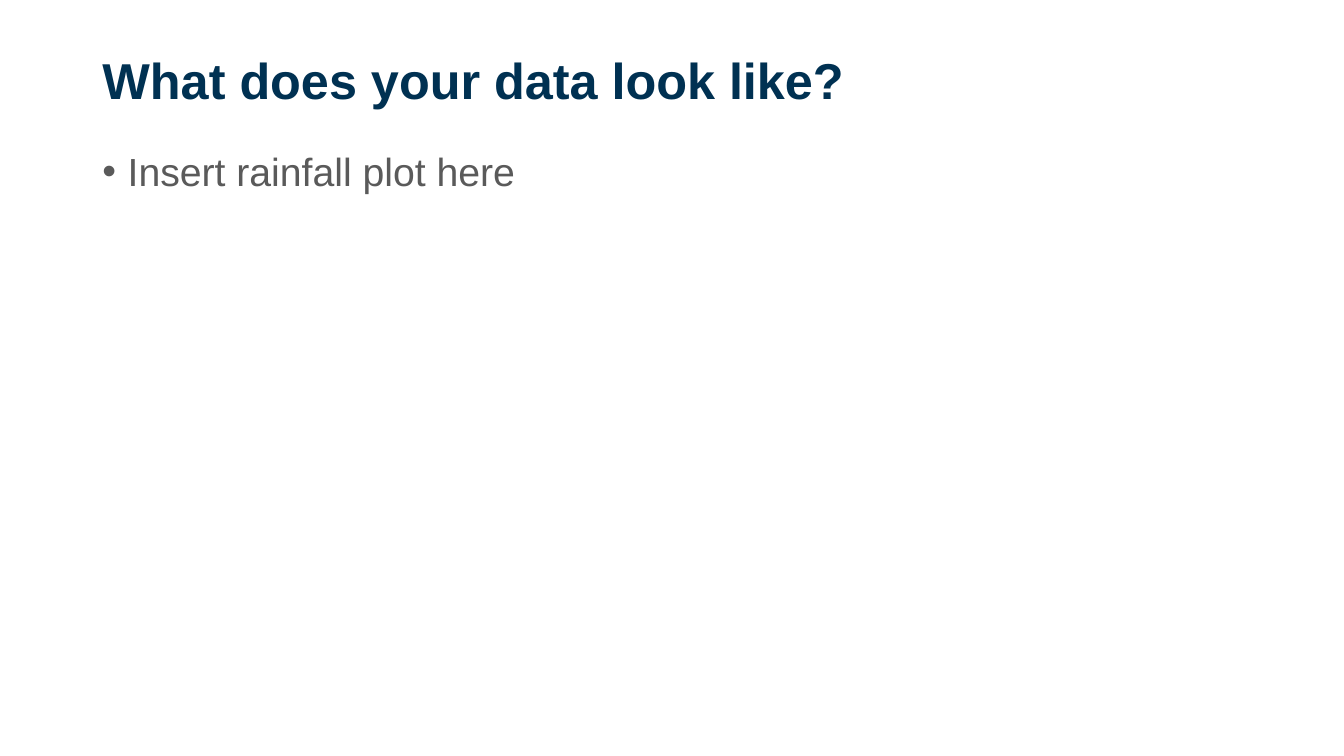
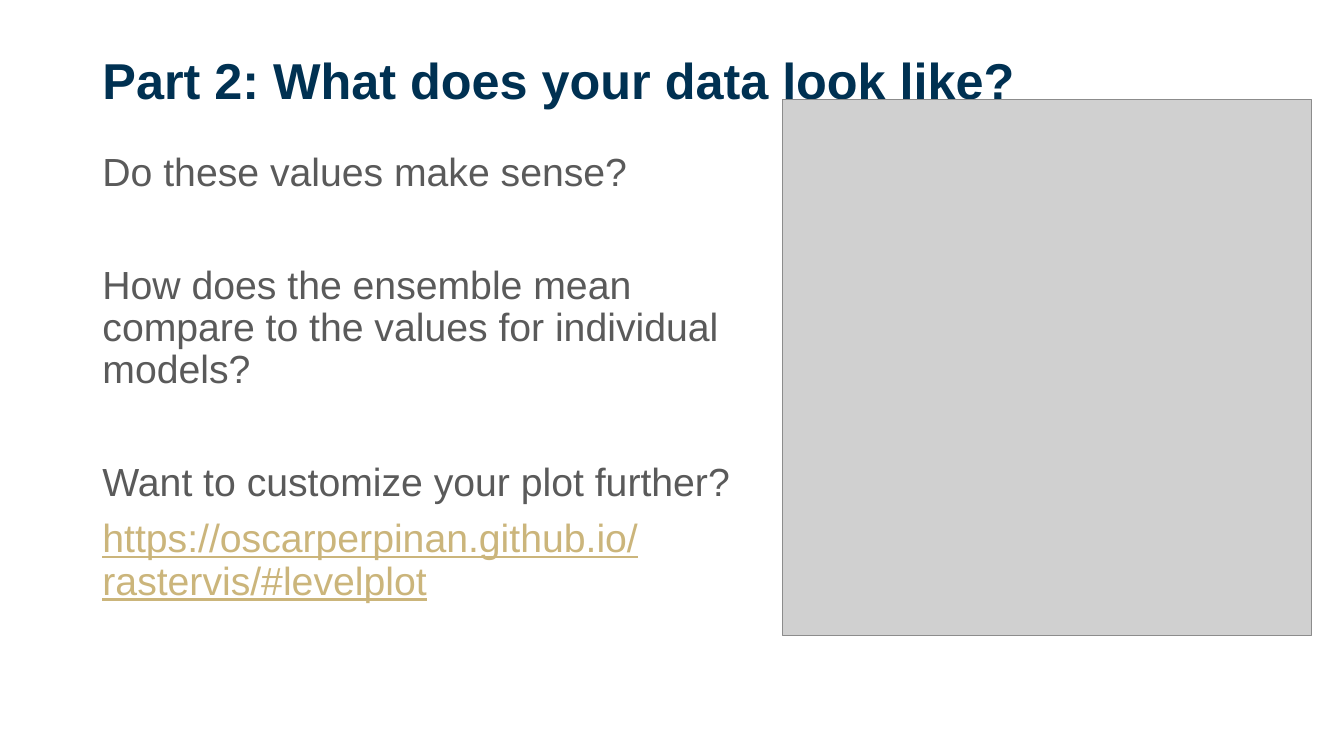
Before and after one commit to sdesrosiers1989/ICCB_Projections, a slide deck: slide 21 of ICCB2025_Session2_ClimateProjections.pptx (slide 18 before the commit). Drawn at 1344x756 pixels with LibreOffice and Linux fonts; fonts in the diff are those of the drawing; grey boxes stand for pictures; background and template pictures are left out. Boxes give left, top, right and bottom in pixels: in the first picture for what was removed or moved away, otherwise in the second. Text is boxed around its words. In the diff, an @@ line names an element or a change of style, - is before the commit and + after.

Commit message:
Updated powerpoint with images

```diff
--- a/ICCB2025_Session2_ClimateProjections.pptx
+++ b/ICCB2025_Session2_ClimateProjections.pptx
@@ title at (102,59,1015,109): text changed @@
-What does your data look like?
+Part 2: What does your data look like?
@@ picture added at (782,99,1312,635) @@
@@ text at (102,157,730,603): text changed @@
-• Insert rainfall plot here
+Do these values make sense?
+How does the ensemble mean compare to the values for individual models?
+Want to customize your plot further?
+https://oscarperpinan.github.io/rastervis/#levelplot
```
Also in this commit, not shown: 5 other slides changed, 4 slides added.
